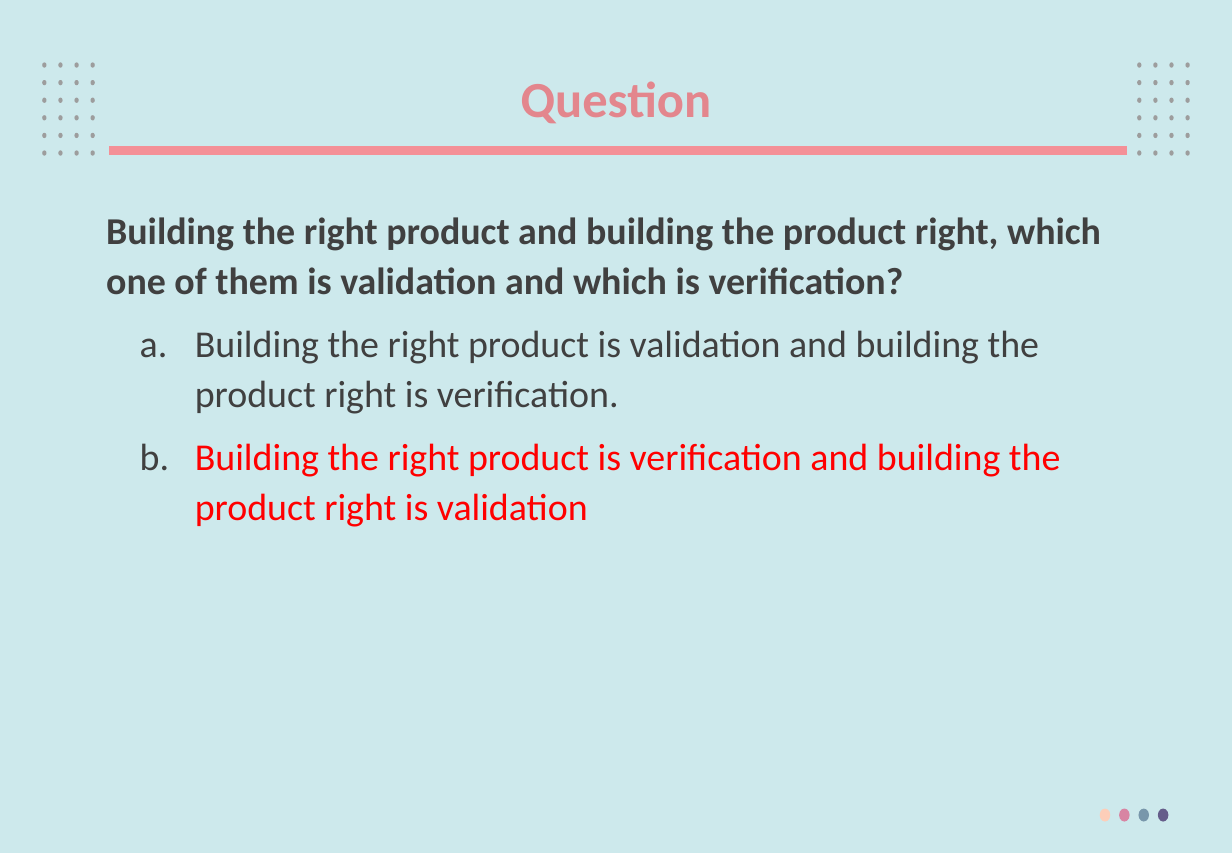
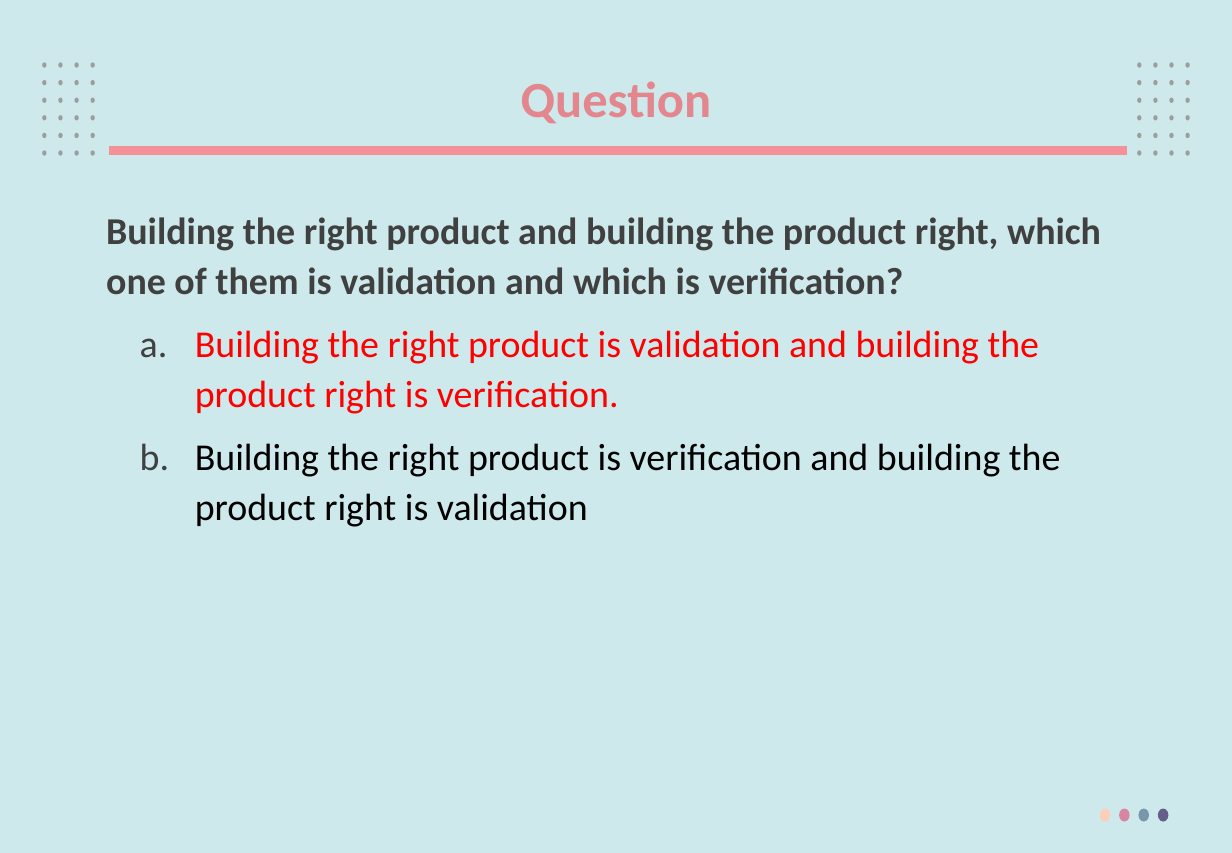
Before and after one commit to PhanManh2003/Specialization, a slide deck: slide 18 of 24_fall/SWT301/Slide 2018/SWT1_tim.pptx. Drawn at 1232x853 pixels with LibreOffice and Linux fonts; fonts in the diff are those of the drawing; background and template pictures are left out. Boxes give left, top, right and bottom in pixels: in the first picture for what was removed or moved away, otherwise in the second. Text is boxed around its words. In the diff, an @@ line names an element or a change of style, - is before the commit and + after.

```diff
--- a/24_fall/SWT301/Slide 2018/SWT1_tim.pptx
+++ b/24_fall/SWT301/Slide 2018/SWT1_tim.pptx
@@ text at (195, 330, 1060, 527): text colour #404040 to #FF0000 in "Building the right product is validation and ..."; text colour #FF0000 to #000000 in "Building the right product is verification and ..." @@
```
Also in this commit, not shown: 24 other slides changed, 7 other files.
